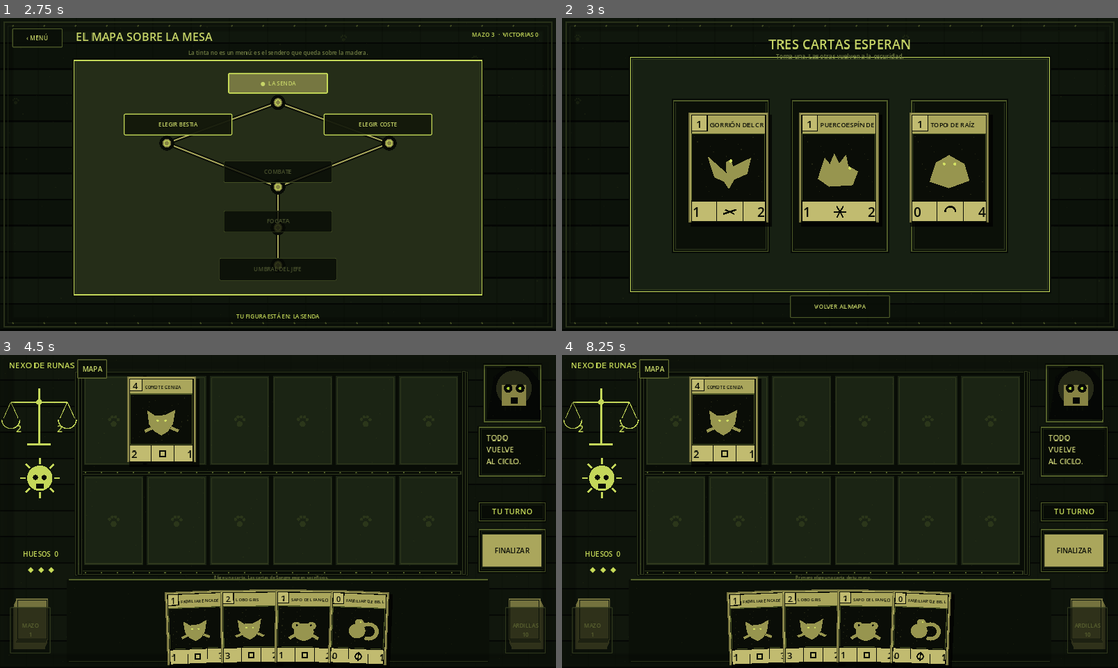
Above: before the commit, frames 1-4 (two rows, left to right).
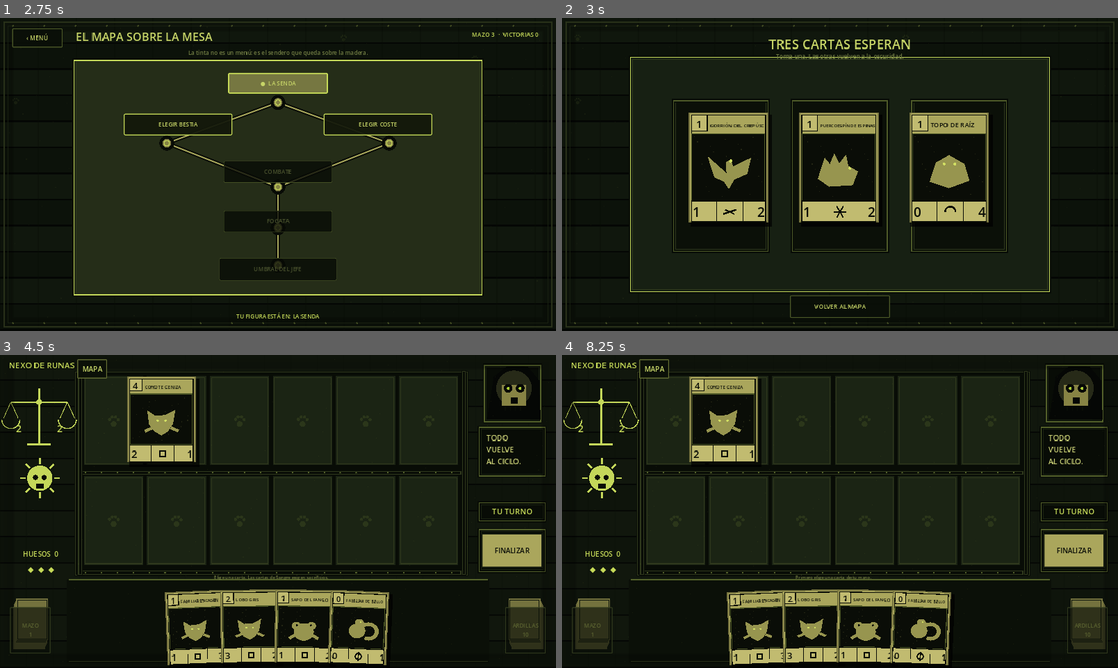
Above: after the commit, the same moments.

Repository: LoloscarPrr/Nexo-de-runas-v2
Game: Godot game, scene res://scenes/main.tscn
The game is run twice, just before and just after one commit, with the same random seed, the same clock (stepped at 60 frames per second) and the same inputs.
Inputs (mouse positions are in pixels of both pictures, inside the frame that each line leads up to):
- Up to frame 1 (2.75 s): click "NUEVA PARTIDA INICIAR EL CICLO" at 0.5 s; click "‹ MENÚ" at 1.25 s; click "NUEVA PARTIDA INICIAR EL CICLO" at 2 s
- Up to frame 2 (3 s): click "ELEGIR BESTIA" at 2.75 s
- Up to frame 3 (4.5 s): click (166, 505) at 3.52 s; click "COMBATE" at 4.25 s
- Up to frame 4 (8.25 s): click "MAPA" at 5 s; click "‹ MENÚ" at 5.75 s; click "CONTINUAR VOLVER AL TABLERO" at 6.5 s; click "COMBATE" at 7.25 s; click (723, 520) at 8.02 s

Frame 1 is identical in both runs. In frame 2, 0.2% of the frame differs, in the area x 26-57%, y 32-35%; in frame 3, less than 0.1%; in frame 4, less than 0.1%.

Commit message:
Render canonical Nexo replacement illustrations

Diff:
--- a/scripts/ui/battle_card.gd
+++ b/scripts/ui/battle_card.gd
@@ -62,8 +62,15 @@
 	var cost := int(card.get("cost_value", 0))
 	draw_string(font, Vector2(12, 7 + head_h * 0.72), str(cost), HORIZONTAL_ALIGNMENT_CENTER, head_h - 15, int(clampf(head_h * 0.65, 16, 24)), INK)
 	var title_x := head_h + 7.0
+	var title_text := str(card.get("name", "CARTA"))
 	var title_size := int(clampf(h * 0.058, 10, 15))
-	draw_string(font, Vector2(title_x, 7 + head_h * 0.69), str(card.get("name", "CARTA")), HORIZONTAL_ALIGNMENT_LEFT, w - title_x - 15, title_size, INK)
+	if title_text.length() > 26:
+		title_size = maxi(7, title_size - 5)
+	elif title_text.length() > 20:
+		title_size = maxi(8, title_size - 4)
+	elif title_text.length() > 15:
+		title_size = maxi(9, title_size - 3)
+	draw_string(font, Vector2(title_x, 7 + head_h * 0.69), title_text, HORIZONTAL_ALIGNMENT_LEFT, w - title_x - 15, title_size, INK)
 
 	# Ventana de arte.
 	var art_top := head_h + 9.0
@@ -102,17 +109,22 @@
 	var texture := _get_art_texture(id)
 	if texture != null:
 		var source_size := texture.get_size()
-		# Recorta la ilustración central de la carta fuente; el marco, coste y estadísticas
-		# siguen siendo los de Nexo de Runas.
-		var src := Rect2(
-			source_size.x * 0.04,
-			source_size.y * 0.225,
-			source_size.x * 0.92,
-			source_size.y * 0.455
-		)
-		draw_texture_rect_region(texture, rect, src, Color(0.72, 0.82, 0.40, 1.0), false, true)
-		# Integra el arte con la paleta verde/oliva del mockup.
-		draw_rect(rect, Color(0.04, 0.065, 0.025, 0.18))
+		# Los assets V3 ya son ilustraciones recortadas de Nexo, no cartas completas.
+		# Solo hacemos un crop central para llenar el hueco sin deformarlas.
+		var src := Rect2(Vector2.ZERO, source_size)
+		var target_aspect := rect.size.x / rect.size.y
+		var source_aspect := source_size.x / source_size.y
+		if source_aspect > target_aspect:
+			var new_width := source_size.y * target_aspect
+			src.position.x = (source_size.x - new_width) * 0.5
+			src.size.x = new_width
+		elif source_aspect < target_aspect:
+			var new_height := source_size.x / target_aspect
+			src.position.y = (source_size.y - new_height) * 0.5
+			src.size.y = new_height
+		draw_texture_rect_region(texture, rect, src, Color.WHITE, false, true)
+		# Un filtro muy leve integra el arte sin borrar el detalle original de Nexo.
+		draw_rect(rect, Color(0.05, 0.075, 0.025, 0.08))
 		for y in range(int(rect.position.y) + 2, int(rect.end.y), 4):
 			draw_line(Vector2(rect.position.x, float(y)), Vector2(rect.end.x, float(y)), Color(0, 0, 0, 0.08), 1)
 		draw_rect(rect, EDGE, false, 2)
